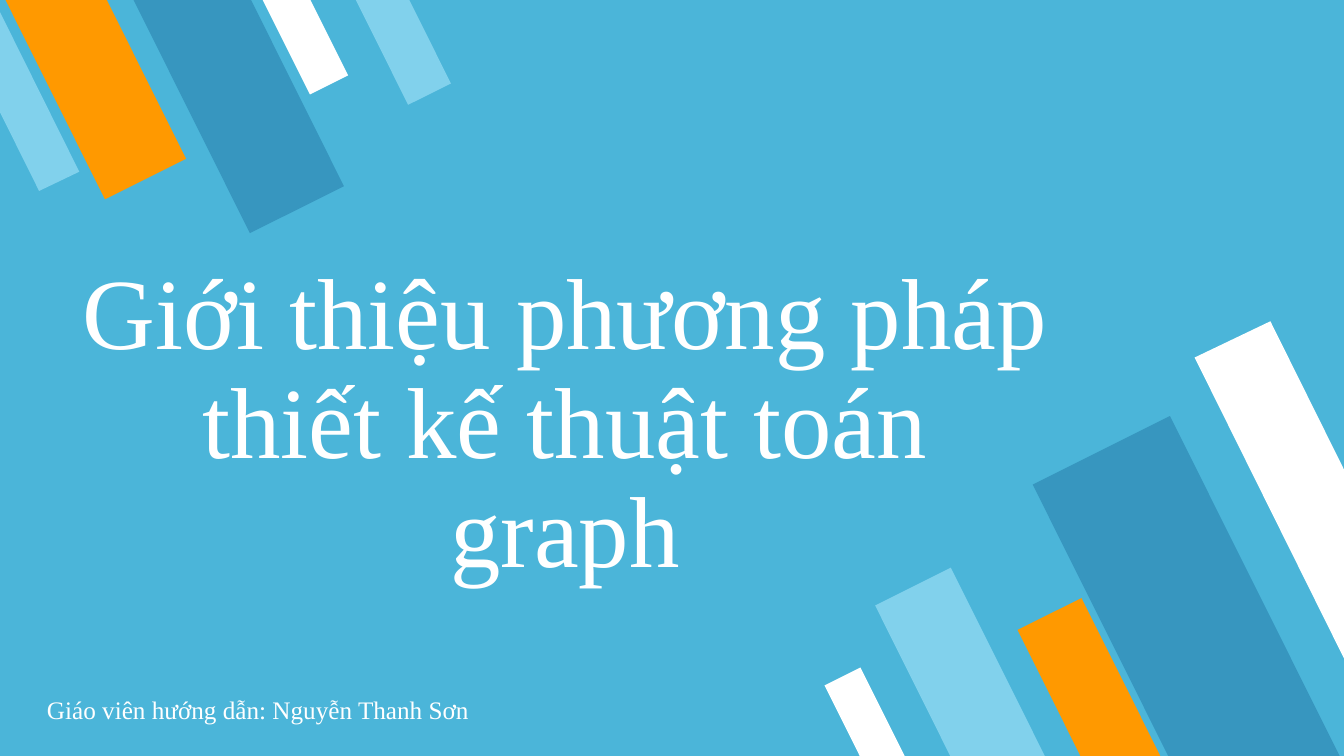
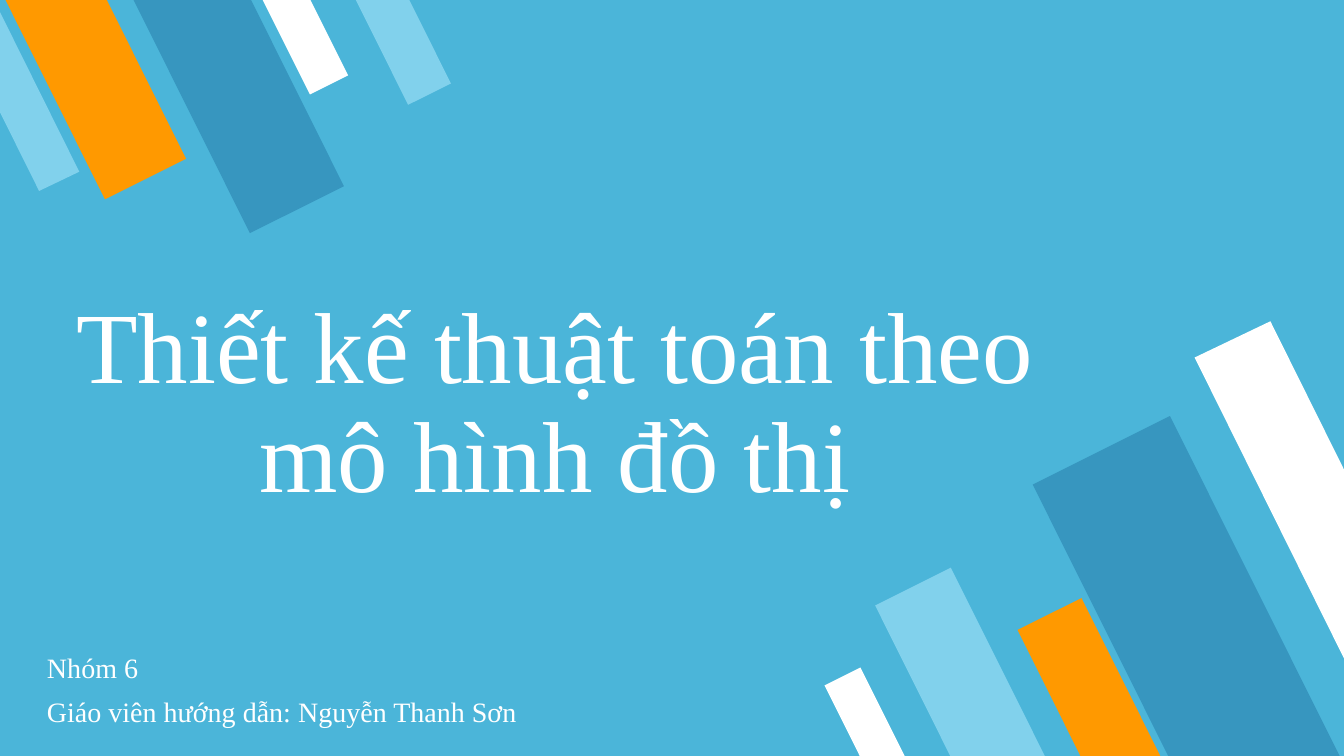
Before and after one commit to Nhom006/Nhom006, a slide deck: slide 1 of Bai_thuyet_trinh/graph.pptx. Drawn at 1344x756 pixels with LibreOffice and Linux fonts; fonts in the diff are those of the drawing. Boxes give left, top, right and bottom in pixels: in the first picture for what was removed or moved away, otherwise in the second. Text is boxed around its words. In the diff, an @@ line names an element or a change of style, - is before the commit and + after.

```diff
--- a/Bai_thuyet_trinh/graph.pptx
+++ b/Bai_thuyet_trinh/graph.pptx
@@ title at (76,310,1032,509): text changed @@
-Giới thiệu phương pháp thiết kế thuật toán graph
+Thiết kế thuật toán theo mô hình đồ thị
@@ text added at (47,658,138,679), 20 pt, text #FFFFFF @@
+Nhóm 6
@@ text "Giáo viên hướng dẫn: Nguyễn ..." at (47,701,516,727): size 18 to 20 pt @@
```
Also in this commit, not shown: 13 other slides changed, 44 slides added, 22 slides removed, 1 other file.
